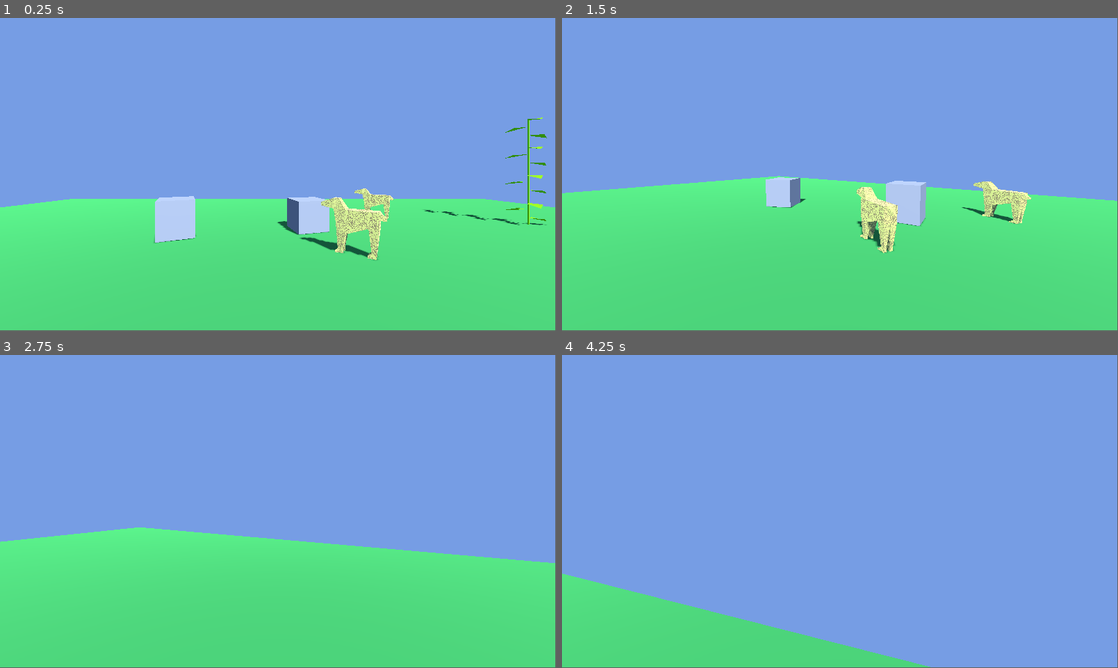
Above: before the commit, frames 1-4 (two rows, left to right).
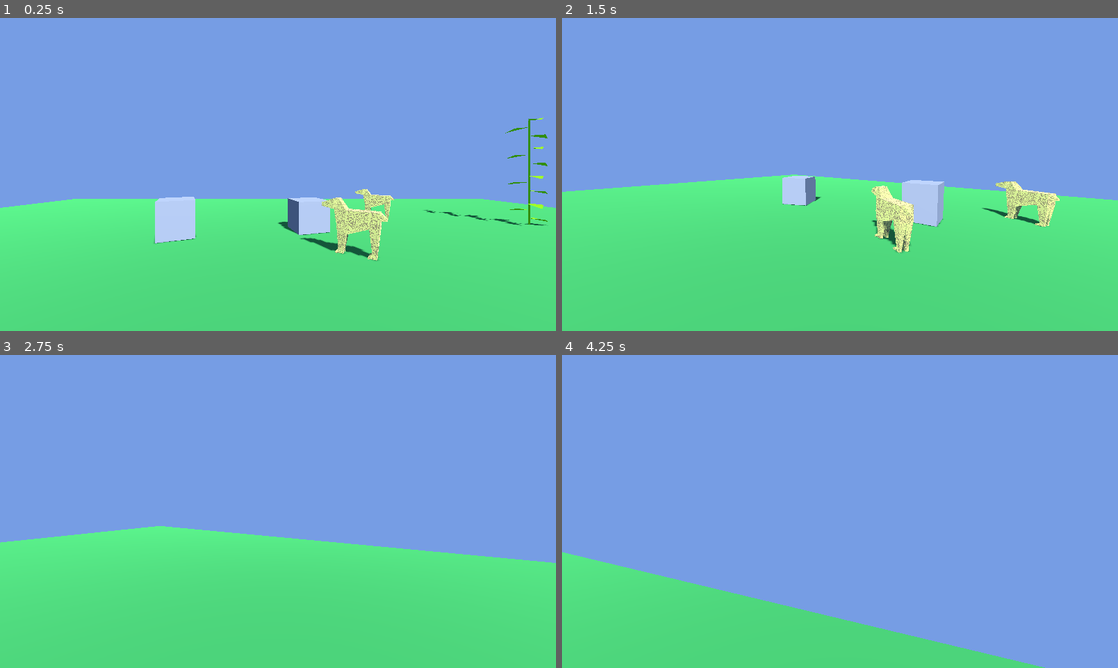
Above: after the commit, the same moments.

Repository: dukedevs-jmu/modeling-demo
Game: Godot game, scene res://level/MainScene.tscn
Two runs of this game, one before a commit and one after it. Both use one fixed random seed, a clock stepped at 60 frames per second and the inputs below.
Inputs (mouse positions are in pixels of both pictures, inside the frame that each line leads up to):
- Up to frame 1 (0.25 s): no input
- Up to frame 2 (1.5 s): tap Enter (ui_accept) at 0.5, 0.77 s; move the mouse to (962, 158) at 0.52 s; hold D (right) 0.53-1.28 s; click (962, 158) at 0.67 s; move the mouse to (812, 174) at 1.27 s; hold W (forward) from 1.28 s (still down)
- Up to frame 3 (2.75 s): keep holding W (forward); tap Enter (ui_accept) at 1.52 s; move the mouse to (289, 505) at 2.02 s
- Up to frame 4 (4.25 s): keep holding W (forward); move the mouse to (834, 514) at 2.77 s; tap Enter (ui_accept) at 3.02, 3.77 s; move the mouse to (878, 514) at 3.52 s
In our replay, the window is 799x449 before the commit and 800x450 after it. These sizes can differ from the game's own. Grey fills any space a smaller window leaves; there, only what the larger window draws over its background counts as a difference.

The runs differ from the first frame. In frame 1, 1.2% of the frame differs, in the area x 0-100%, y 0-78%; in frame 2, 4.8%; in frame 3, 0.7%; in frame 4, 6.2%, in the area x 0-87%, y 62-100%.

Commit message:
update resolution + credits

Diff:
--- a/project.godot
+++ b/project.godot
@@ -11,9 +11,17 @@
 [application]
 
 config/name="DukeDevs 3D Model Demo"
+config/description="Demo for importing 3D models in Godot.
+Created by Leo Torrijos for DukeDevs, the game development club of JMU!"
+config/version="1.0.0"
 run/main_scene="uid://7sthe4ettmd7"
 config/features=PackedStringArray("4.6", "GL Compatibility")
 config/icon="res://icon.svg"
+
+[display]
+
+window/size/viewport_width=1280
+window/size/viewport_height=720
 
 [input]
 
